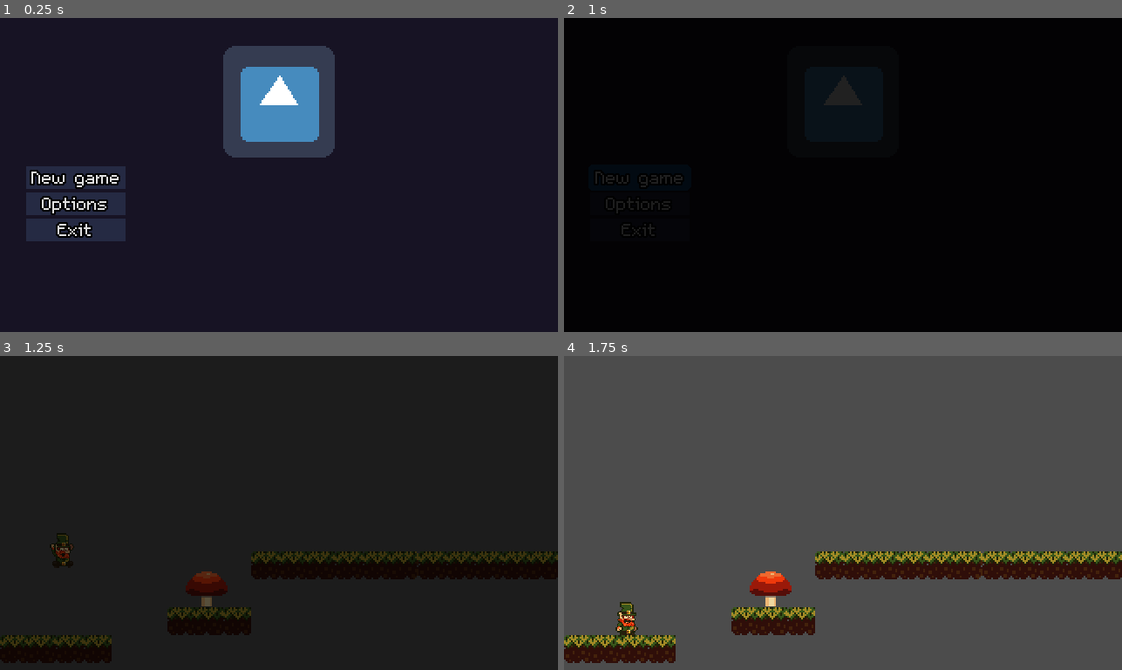
Above: before the commit, frames 1-4 (two rows, left to right).
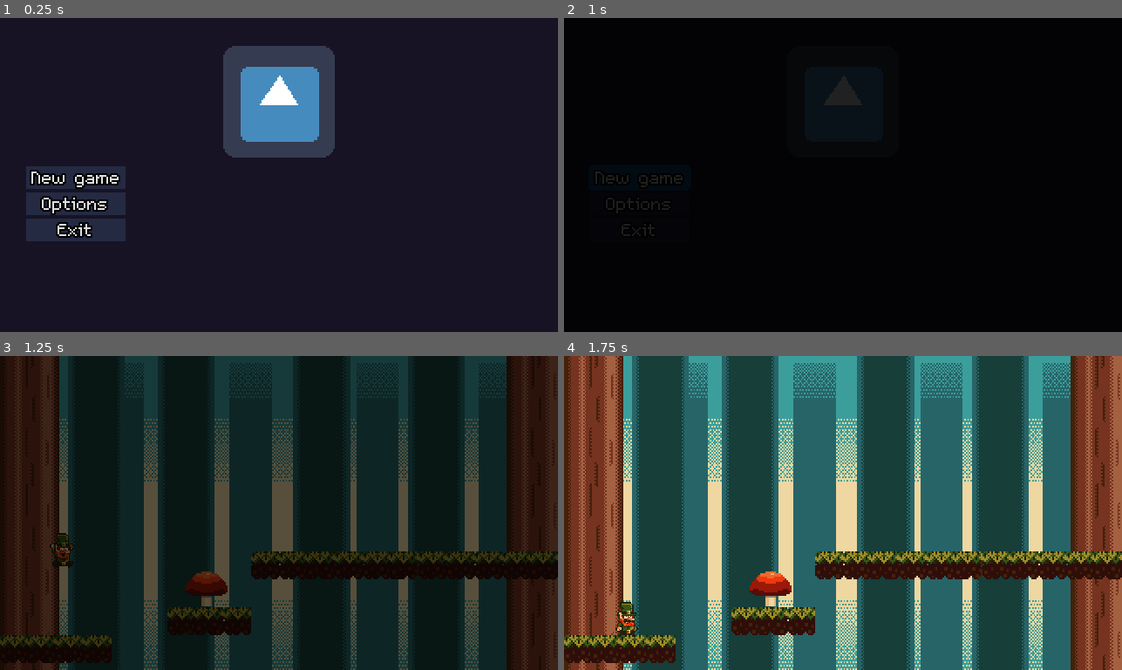
Above: after the commit, the same moments.

Repository: blabtonic/Tipperary-Climber
Game: Godot game, scene res://Game/Game.tscn
The game is run twice, just before and just after one commit, with the same random seed, the same clock (stepped at 60 frames per second) and the same inputs. The engine's default icon, where the game draws it, is replaced by a stand-in: a white triangle on a blue panel in a dark square.
Inputs:
- Up to frame 1 (0.25 s): no input
- Up to frame 2 (1 s): click "New game" at 0.5 s
- Up to frame 3 (1.25 s): no input
- Up to frame 4 (1.75 s): tap Enter at 1.25 s; hold D (Right) from 1.28 s (still down); tap Space (Jump) at 1.52 s

Frames 1-2 are identical in both runs. In frame 3, 21% of the frame differs, in the area x 2-100%, y 0-100%; in frame 4, 91%, in the area x 0-100%, y 0-100%.

Commit message:
background & foreground

Diff:
--- a/Levels/LevelScene.tscn
+++ b/Levels/LevelScene.tscn
@@ -10,6 +10,9 @@
 [ext_resource path="res://Assets/Sounds/jump.wav" type="AudioStream" id=8]
 [ext_resource path="res://Assets/Player/Lucky/1_idle.png" type="Texture" id=9]
 [ext_resource path="res://Levels/Actors/Shroom.tscn" type="PackedScene" id=10]
+[ext_resource path="res://Assets/BackGround/Background.png" type="Texture" id=11]
+[ext_resource path="res://Assets/BackGround/Forrest_Foreground.png" type="Texture" id=12]
+[ext_resource path="res://Assets/BackGround/Forrest_Midground.png" type="Texture" id=13]
 
 [sub_resource type="SpriteFrames" id=1]
 animations = [ {
@@ -66,6 +69,23 @@
 collision_mask = 8
 collide_with_areas = true
 
+[node name="ParallaxBackground" type="ParallaxBackground" parent="Player"]
+
+[node name="Background" type="Sprite" parent="Player/ParallaxBackground"]
+scale = Vector2( 0.844081, 1 )
+texture = ExtResource( 11 )
+centered = false
+
+[node name="Forrest_Midground" type="Sprite" parent="Player/ParallaxBackground"]
+scale = Vector2( 0.844081, 1 )
+texture = ExtResource( 13 )
+centered = false
+
+[node name="Forrest_Foreground" type="Sprite" parent="Player/ParallaxBackground"]
+scale = Vector2( 0.844081, 1 )
+texture = ExtResource( 12 )
+centered = false
+
 [node name="TileMap" type="TileMap" parent="."]
 tile_set = ExtResource( 3 )
 cell_size = Vector2( 16, 16 )
Not shown: 1 places in Levels/LevelScene.tscn that only renumber resources
